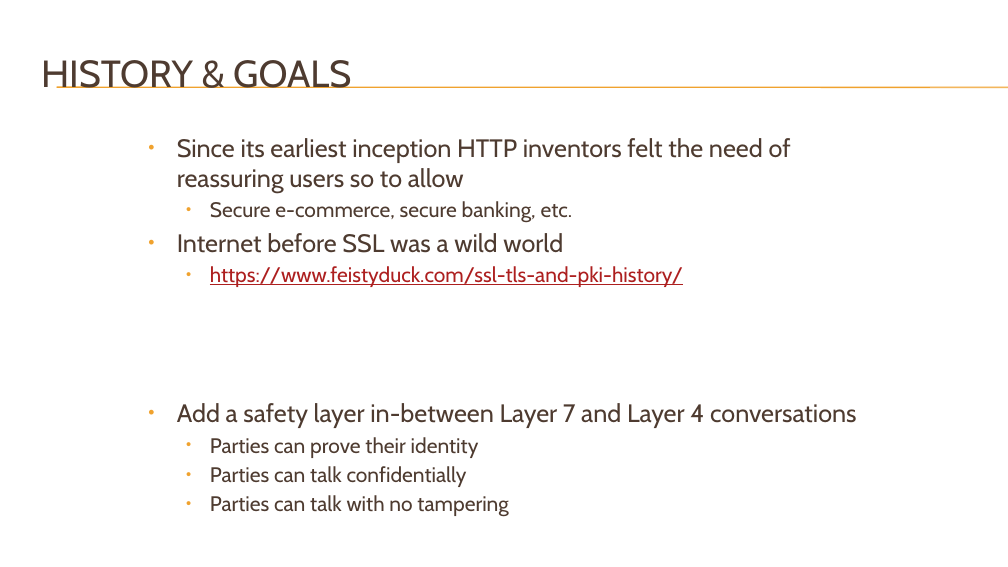
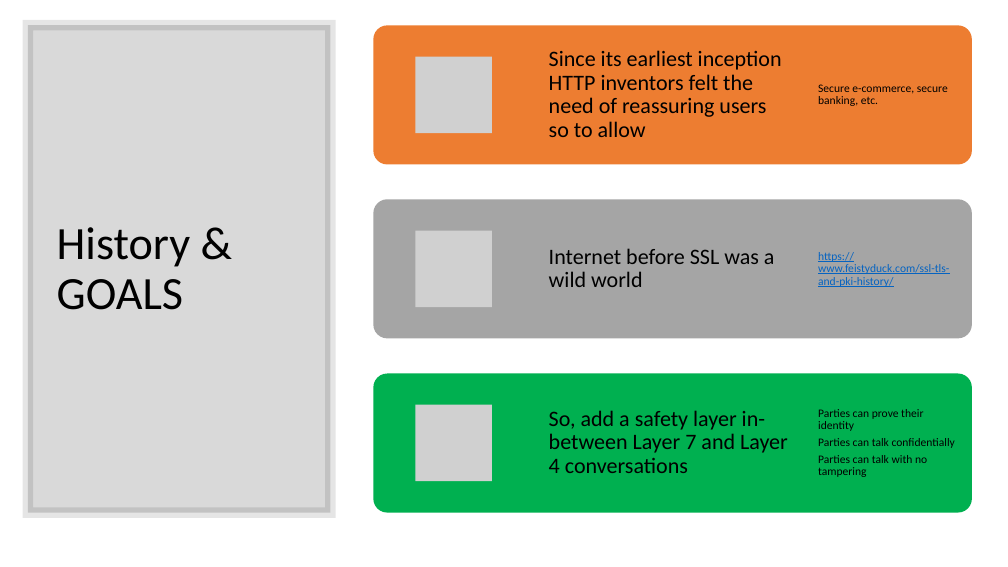
Before and after one commit to DeMaCS-UNICAL/NetworkSecurity, a slide deck: slide 2 of slides/SSL.pptx. Drawn at 1008x567 pixels with LibreOffice and Linux fonts; fonts in the diff are those of the drawing; grey boxes stand for pictures; background and template pictures are left out. Boxes give left, top, right and bottom in pixels: in the first picture for what was removed or moved away, otherwise in the second. Text is boxed around its words. In the diff, an @@ line names an element or a change of style, - is before the commit and + after.

Commit message:
Fixes to TLS lecture

```diff
--- a/slides/SSL.pptx
+++ b/slides/SSL.pptx
@@ rectangle added at (x1=28, y1=25, x2=330, y2=513), fill #000000 at 15% opacity, outline #000000 10 pt @@
@@ line removed from (57, 87) to (1008, 87) @@
@@ line removed from (57, 88) to (1008, 88) @@
@@ text removed at (x1=177, y1=138, x2=857, y2=517) @@
-• Since its earliest inception HTTP inventors felt the need of reassuring users so to allow
-  • Secure e-commerce, secure banking, etc.
-• Internet before SSL was a wild world
-  • https://www.feistyduck.com/ssl-tls-and-pki-history/
-• Add a safety layer in-between Layer 7 and Layer 4 conversations
-  • Parties can prove their identity
-  • Parties can talk confidentially
-  • Parties can talk with no tampering
@@ title at (x1=57, y1=227, x2=190, y2=310): text changed; size 36 to 44 pt; font Cabin to Calibri; text colour #4E3B30 to #000000 @@
-HISTORY & GOALS
+History & GOALS
@@ group added at (x1=374, y1=26, x2=972, y2=513): 6 texts, 3 rounded rectangles, 3 pictures @@
+Since its earliest inception HTTP inventors felt the need of reassuring users so to allow
+Secure e-commerce, secure banking, etc.
+Internet before SSL was a wild world
+https://www.feistyduck.com/ssl-tls-and-pki-history/
+So, add a safety layer in-between Layer 7 and Layer 4 conversations
+Parties can prove their identity
+Parties can talk confidentially
+Parties can talk with no tampering
```
Also in this commit, not shown: 21 other slides changed, 3 slides added.
